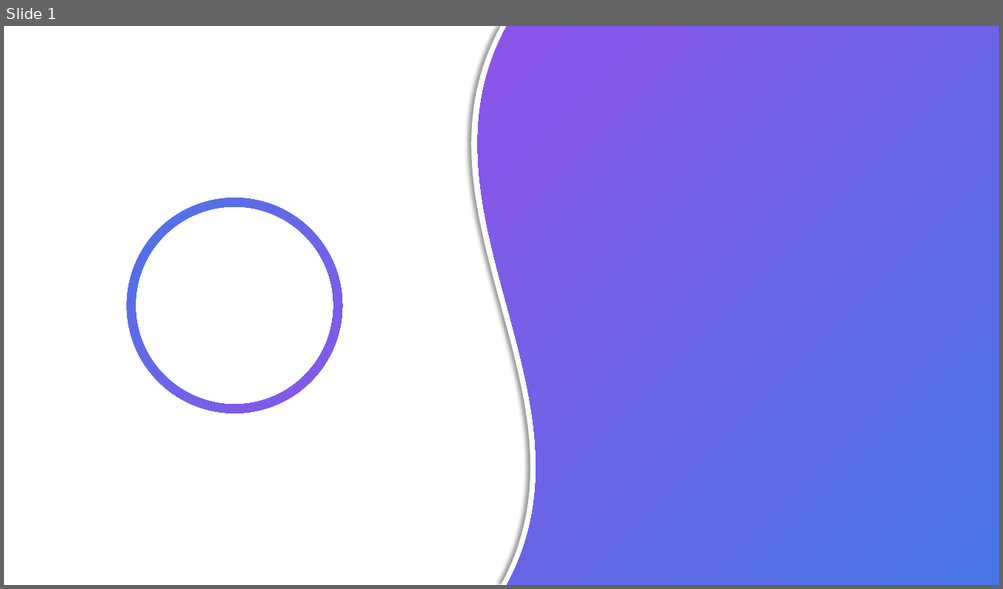
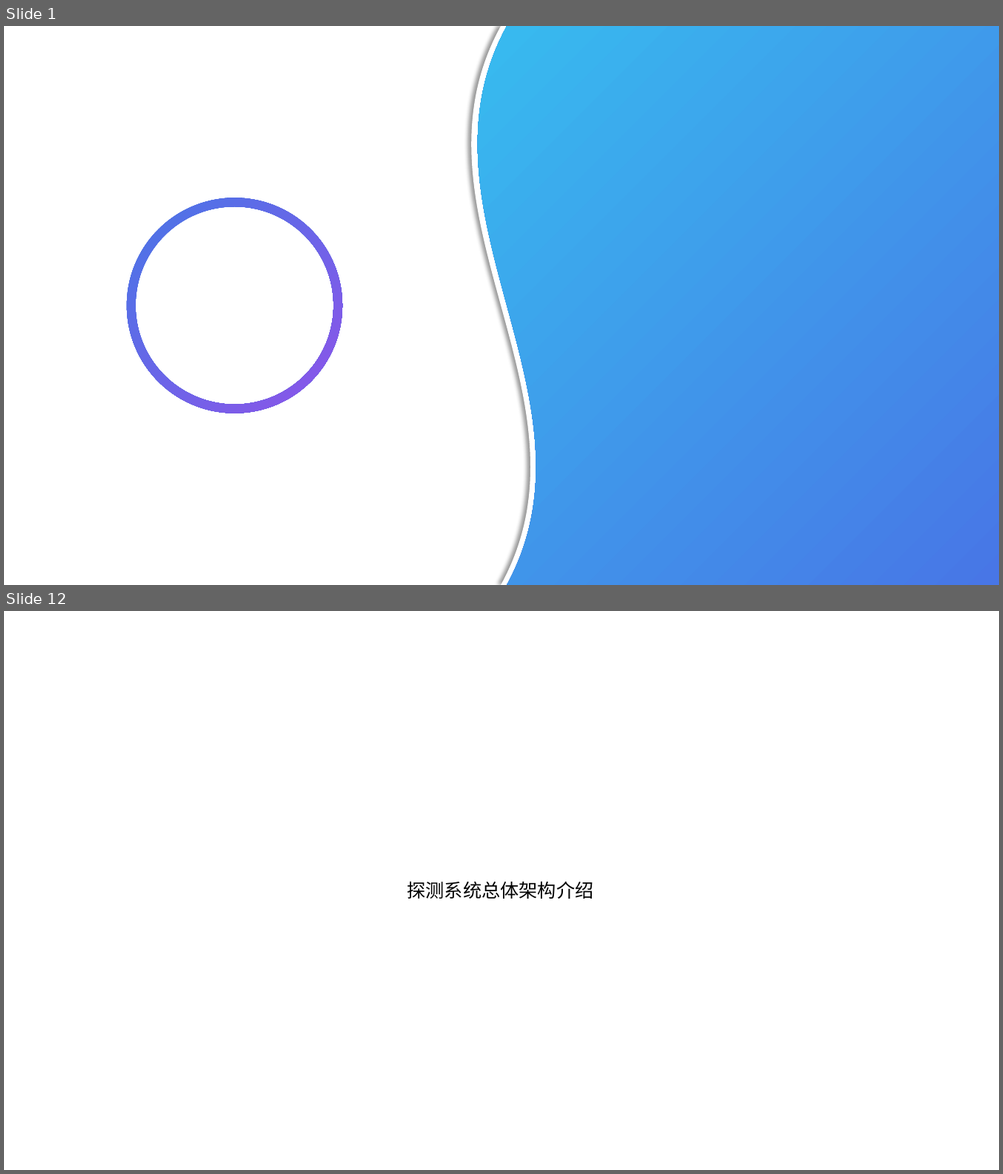
Before and after one commit to zyldgd/Graduation_Project, a slide deck: Thesis/ppt/论文答辩.pptx. Shown one above the other, each under a label of ours: slide 1 before the commit, slides 1 and 12 after it; the slides between them are not shown. The pictures are 1003x589 and 1003x1174 pixels, drawn with LibreOffice and Linux fonts; fonts in the diff are those of the drawing. Boxes give left, top, right and bottom in pixels: in the first picture for what was removed or moved away, otherwise in the second. Text is boxed around its words. In the diff, an @@ line names an element or a change of style, - is before the commit and + after.

```diff
--- a/Thesis/ppt/论文答辩.pptx
+++ b/Thesis/ppt/论文答辩.pptx
@@ slide 12 added at <box>4,611,999,1170</box>, background #FFFFFF @@
@@ text added at <box>407,881,594,899</box>, 18 pt, text #000000 @@
+探测系统总体架构介绍
@@ slide 1 changed as well @@
@@ freeform shape at <box>478,26,999,585</box>: fill gradient #4876E6 to #8D54E9 to gradient #4876E6 to #37BBEF @@
```
Also in this commit, not shown: 26 other slides added, 1 slide removed, 1 other file.
